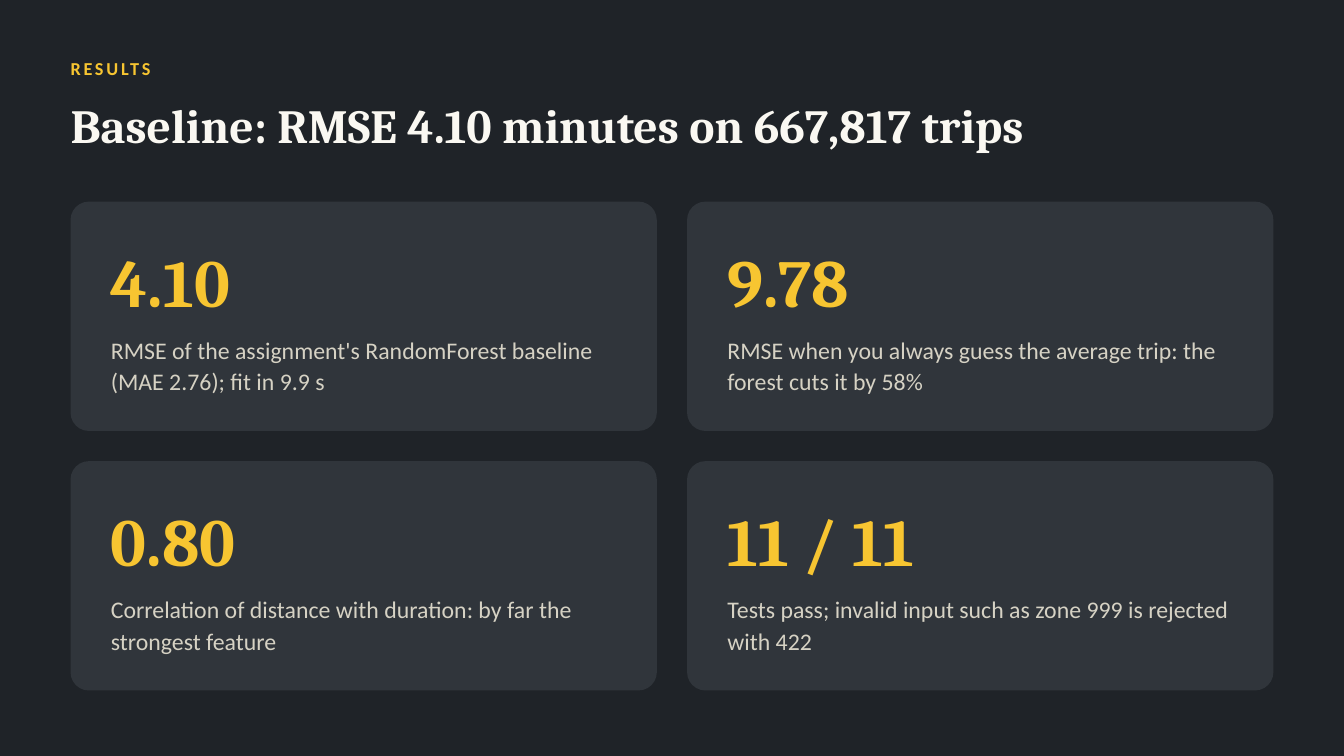
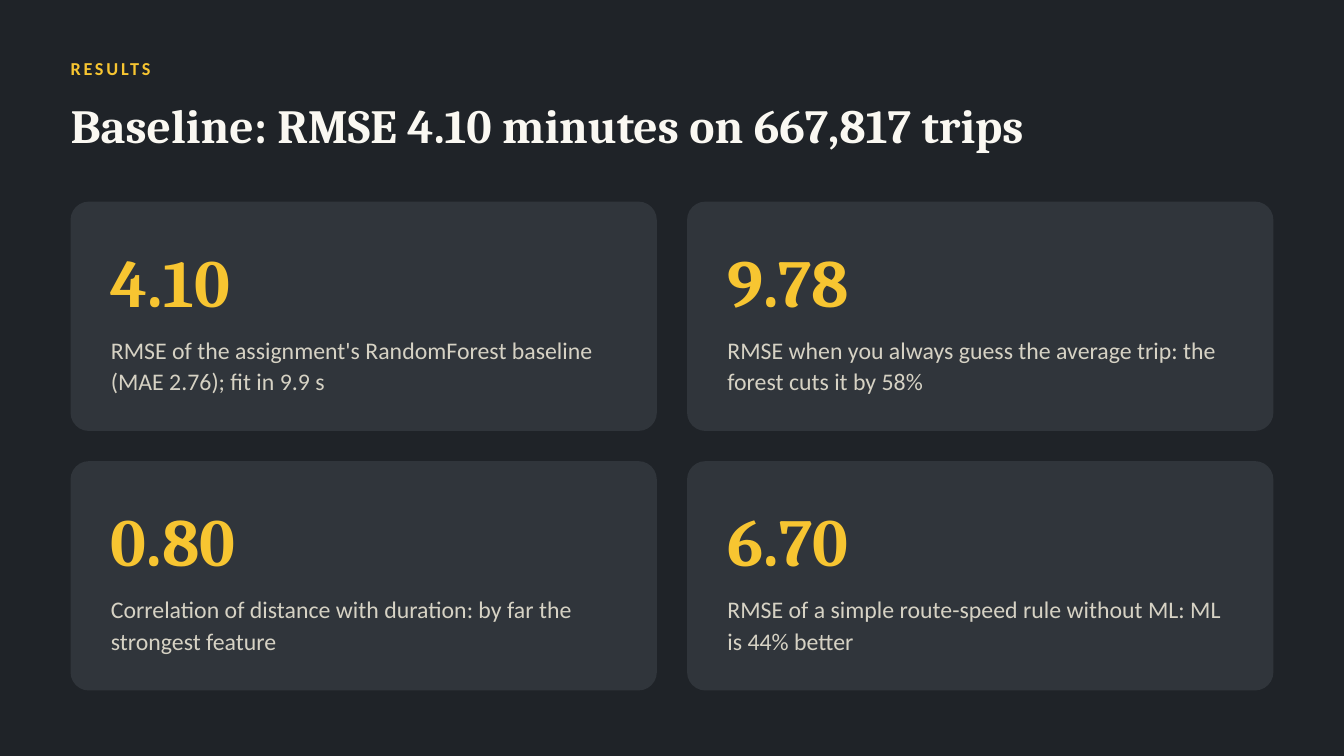
Before and after one commit to jeevan516/model-deployment-project, a slide deck: slide 5 of presentation/model-deployment-project.pptx (slide 4 before the commit). Drawn at 1344x756 pixels with LibreOffice and Linux fonts; fonts in the diff are those of the drawing. Boxes give left, top, right and bottom in pixels: in the first picture for what was removed or moved away, otherwise in the second. Text is boxed around its words. In the diff, an @@ line names an element or a change of style, - is before the commit and + after.

Commit message:
Data checks, six-model comparison (XGBoost, LightGBM, route-speed baseline), Optuna dashboard, fit analysis; serve HistGradientBoosting trained on all rows (RMSE 3.70)

```diff
--- a/presentation/model-deployment-project.pptx
+++ b/presentation/model-deployment-project.pptx
@@ text at [727, 520, 848, 567]: text changed @@
-11 / 11
+6.70
@@ text at [727, 601, 1220, 650]: text changed @@
-Tests pass; invalid input such as zone 999 is rejected with 422
+RMSE of a simple route-speed rule without ML: ML is 44% better
```
Also in this commit, not shown: 6 other slides changed, 2 slides added, 16 other files.
